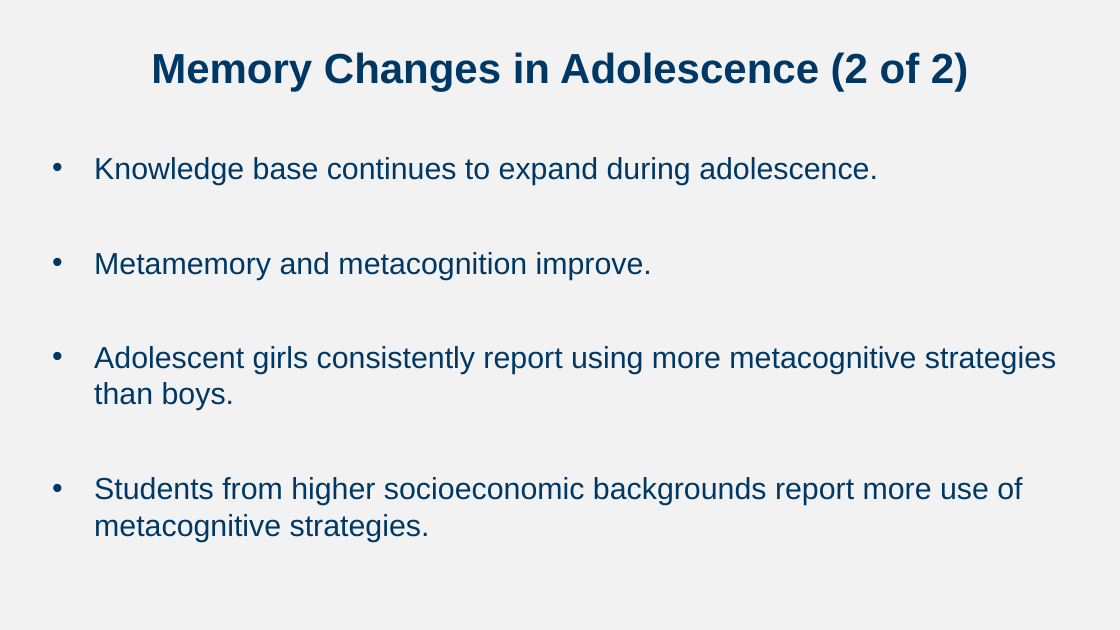
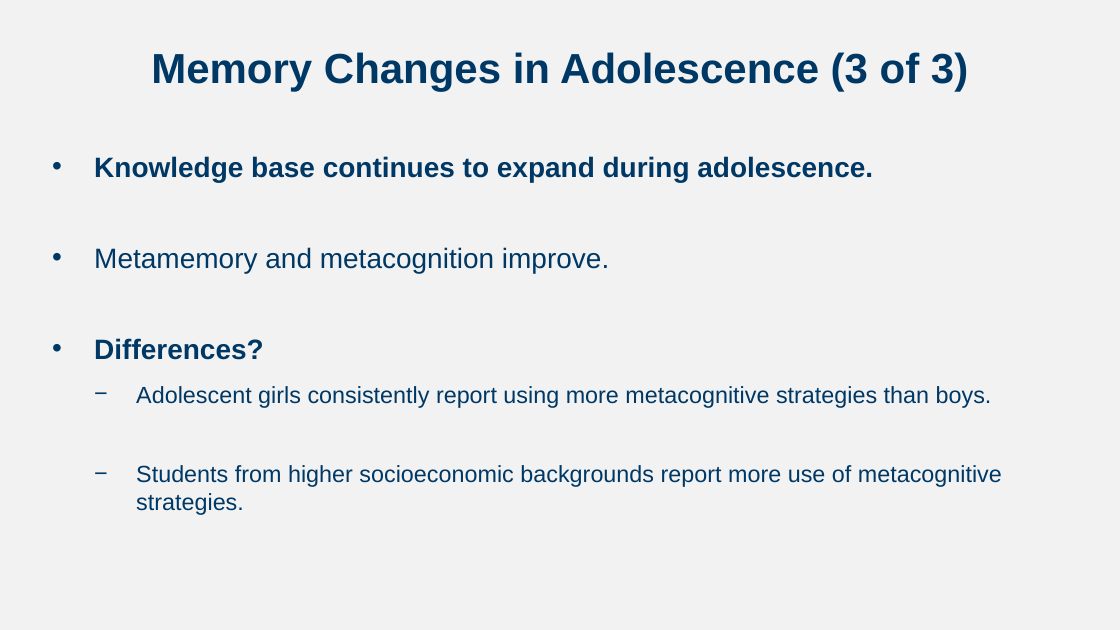
Before and after one commit to npm27/Teaching-Materials, a slide deck: slide 40 of Developmental Spring 24/Slides/Chapter 7.pptx (slide 22 before the commit). Drawn at 1120x630 pixels with LibreOffice and Linux fonts; fonts in the diff are those of the drawing. Boxes give left, top, right and bottom in pixels: in the first picture for what was removed or moved away, otherwise in the second. Text is boxed around its words. In the diff, an @@ line names an element or a change of style, - is before the commit and + after.

```diff
--- a/Developmental Spring 24/Slides/Chapter 7.pptx
+++ b/Developmental Spring 24/Slides/Chapter 7.pptx
@@ title at (x1=151, y1=52, x2=968, y2=92): text changed @@
-Memory Changes in Adolescence (2 of 2)
+Memory Changes in Adolescence (3 of 3)
@@ text at (x1=94, y1=156, x2=1002, y2=515): size 26 to 24 pt in "Knowledge base continues to expand during adolescence.", "Metamemory and metacognition improve."; bold on in "Knowledge base continues to expand during adolescence."; size 26 to 20 pt in "Adolescent girls consistently report using more metacognitiv ...", "Students from higher socioeconomic backgrounds report more ..."; bullet • to −; list level 1 to 2 in "Adolescent girls consistently report using ..."; list level 1 to 2 in "Students from higher socioeconomic backgrounds ..." @@
@@ text at (x1=94, y1=338, x2=264, y2=360): paragraph added @@
+• Differences?
```
Also in this commit, not shown: 20 other slides changed, 18 slides added, 16 other files.
